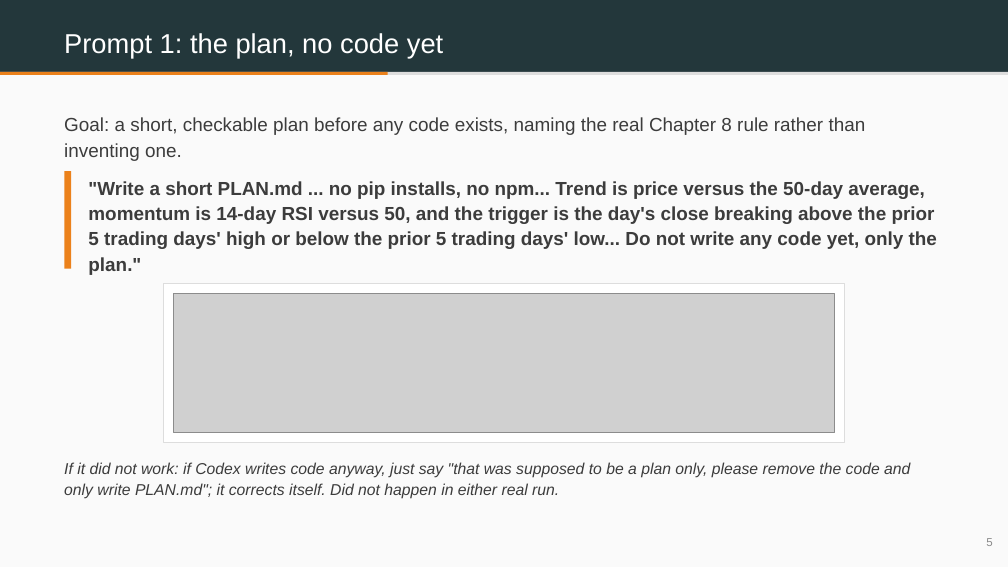
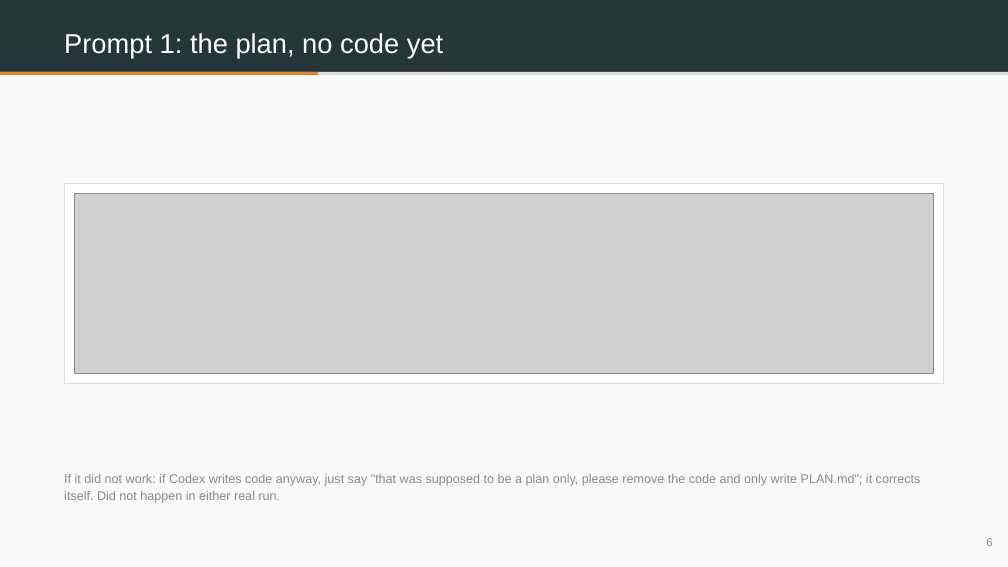
Before and after one commit to benjiesotelo-sudo/Telos_FIN1209, a slide deck: slide 6 of special-lecture/FIN1209-Special-Lecture-3-BuildIt-Student-Edition.pptx (slide 5 before the commit). Drawn at 1008x567 pixels with LibreOffice and Linux fonts; fonts in the diff are those of the drawing; grey boxes stand for pictures. Boxes give left, top, right and bottom in pixels: in the first picture for what was removed or moved away, otherwise in the second. Text is boxed around its words. In the diff, an @@ line names an element or a change of style, - is before the commit and + after.

```diff
--- a/special-lecture/FIN1209-Special-Lecture-3-BuildIt-Student-Edition.pptx
+++ b/special-lecture/FIN1209-Special-Lecture-3-BuildIt-Student-Edition.pptx
@@ rectangle: place and size @@
-rectangle at (0,72,388,75)
+rectangle at (0,72,318,75)
@@ text removed at (64,117,866,161) @@
-Goal: a short, checkable plan before any code exists, naming the real Chapter 8 rule rather than inventing one.
@@ rectangle removed at (64,171,71,268) @@
@@ rectangle: place and size @@
-rectangle at (163,284,844,442)
+rectangle at (64,183,944,383)
@@ picture: place and size @@
-picture at (173,293,834,433)
+picture at (74,193,934,374)
@@ text removed at (88,181,937,275) @@
-"Write a short PLAN.md ... no pip installs, no npm... Trend is price versus the 50-day average, momentum is 14-day RSI versus 50, and the trigger is the day's close breaking above the prior 5 trading days' high or below the prior 5 trading days' low... Do not write any code yet, only the plan."
@@ text "If it did not work: ...": place and size @@
-text "If it did not work: ..." at (64,462,910,499)
+text "If it did not work: ..." at (64,474,921,503)
@@ text "If it did not work: ..." at (64,474,921,503): size 15 to 12 pt, text colour #3C3C3C to #8A8A8A, italic off; line spacing 1.12 to 1.15 @@
```
Also in this commit, not shown: 9 other slides changed, 7 slides added, 1 slide removed, 7 other files.
